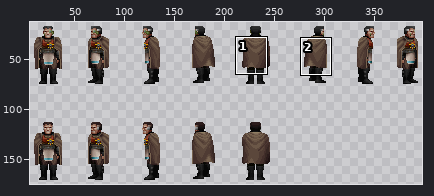
Sprite sheet: GRAPHICS/Composite/bndldr.png. The picture above shows the old version from afar; the outline marks the close-up.
Close-up. First the earlier version:
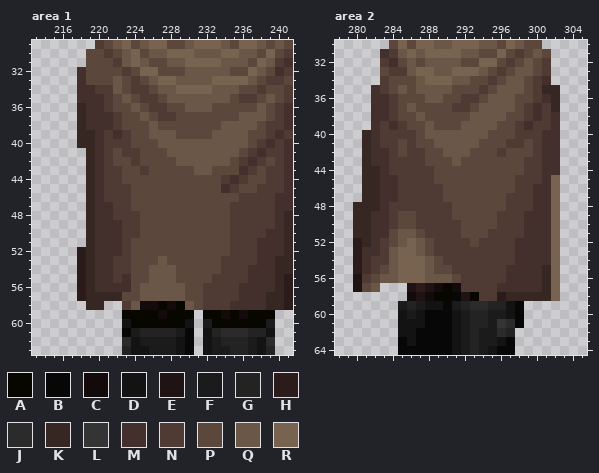
The file is 416x177 pixels. Colours within 5 levels of each other are drawn and written as one. Shown: area 1: x 213..241, y 29..63; area 2: x 278..305, y 30..64. The wide view leaves out empty margins. The commit also changed other parts of the picture, which this record leaves out.
Palette (. is transparent): A #070700  B #070707  C #130b0b  D #131313  E #1f1313  F #1b1b1b  G #232323  H #2b1b1b  J #2b2b2b  K #372723  L #343434  M #432f2b  N #4f3b33  P #5b473b  Q #6b5747  R #77634f
Pixels before, area 1, first column x 218:
29 ..NPQRPQRRPPQRRRQPRRQPQP
30 .PPNPQRPQQRRRQQQRRQQPRPN
31 .PPPNQRQPPQQRRRRQQQPRQNM
32 MPPPPNPRRPPPQQQQQPPRQPMN
33 MPPPQPNPQRRQQQQRRRRQPNNP
34 MMNNQPNNPQQRRRRQQQPPNPPN
35 MMMNPQPNNPQQQQQQQPNNPQPN
36 KMMNPPQPNNPPQQQPPPPPQPNM
37 KMMMNPPQPNNPPPPPPPQQQPNM
38 KMMMNPPPQPPPPPPPQQQQPNNM
39 KKMNMNPPQQQPPPPQQQQPPNMN
40 KKMNNNPPPQQQQQQQQQQPNMNM
41 .KMNPNNPPPQQQQQQQQPNMNNM
42 .KMNPPNPPPPQQQQQQPNMNPNM
43 .KMNNPPNPPPPPQQPPPMNPNNM
44 .KMNNPPPPPPPPPPPNMNPPNNM
45 .KMNNNPPPPPPPPPPMNPPNNNM
46 .KMNNNPPPPPPPPPPPPNNNNMM
47 .KMMNNPPPPPPPPPPPNNNNNMM
48 .KMMNNNPPPPPPPPPPNNNNNMK
49 .KMMMNNPPPPPPPPPPNNNNNMK
50 .KMMMNNPPPPPPPPPPNNNNMMK
51 .KMMMNPPPPPPPPPPPNNNMMMK
52 HKMMMNPPPPPPPPPPPNNNMMMK
53 HKMMNNPPPQPPPPPPNNNNMMKK
54 HKMMNNPPQQQPPPPPNNNMMMKK
55 HKMMNMPPQQQPPPPNNNNMMMKH
56 HKMMMMPQQQQQPPNNNNMMMMKH
57 HKKKKPPQQQQQPPNNNNMMMKKH
58 .KK..NQCCACAQPNNNMMMMKKH
59 .....AAAACAAA.AACACAAA..
60 .....DAAAAAAD.FAAAAAAF..
61 .....BFGGGGFB.DGJJJGGD..
62 .....JDFFFFDB.DFGGGFDJ..
63 .....GDDFFFDB.DFFGGFDG..
Pixels before, area 2, first column x 280:
30 ....PRPRRQQRRRQQPRQPP..
31 ...MNQRQRRRRQQPPRPNPQP.
32 ...NMPQPQQQQPPRRPNPQPN.
33 ...PNNQRRQQRRRQPNPQQPN.
34 ...NPPPQRRRQQPPNPQQPNM.
35 ..MNPQPQQQQPPPNPQQQPNKK
36 ..MMNPPPQQPPNNPQQQPPNMK
37 ..MMNPQPPPPNNPQQQQPNMNK
38 ..MMNPPQPPPPPQQQQPPNMNM
39 ..MNMNPPQPPPQQQQPPNMNNM
40 .KMNNNNPQQQQQQQPPPNNNMM
41 .KMNNPNPPQQQQQPPPNNPNMM
42 .KMMNPNNPPQQQPPPNPPPNMM
43 .KMMNNNNPPPQPPPPPPPNNMM
44 .KKMNNNNNPPPPPPPPPPNNMM
45 .KKMMNNNNPPPPPPPPPNNNMR
46 .KKMMNNNNNPPPPPPPPNNMMR
47 .KKMMNNNNNPPPPPPPNNNMMR
48 KKKMNNNNNNNPPPPPPNNNMMR
49 KKMMNPPNNNNPPPPPNNNMMMR
50 KKMMNPPNNNNNPPPPNNNMMMR
51 KKMMPQQPNNNNPPPNNNNMMMR
52 HKMNPQRQPNNNNPNNNNMMMMR
53 HMMNQRRQPNNNNNNNNNMMMMR
54 HMNNQRRRQPNNNNNNNNMMMMR
55 HMNPQRRRQPPNNNNNNMMMMKR
56 ENPQQRRRQQQPNNNNNMMMMKR
57 EPQ...EHECACNNNNMMMMMKR
58 ......CECAABEANNHKKKKKR
59 .....FGFDDBFGJJGGDB....
60 .....DFDBBBDFGGFFDB....
61 .....DDDBBBDFGGFLJB....
62 .....DDBBBBDFGFFJG.....
63 .....BDBBBBDFGFFDB.....
64 .....BBBBBBDFGFDBB.....
After:
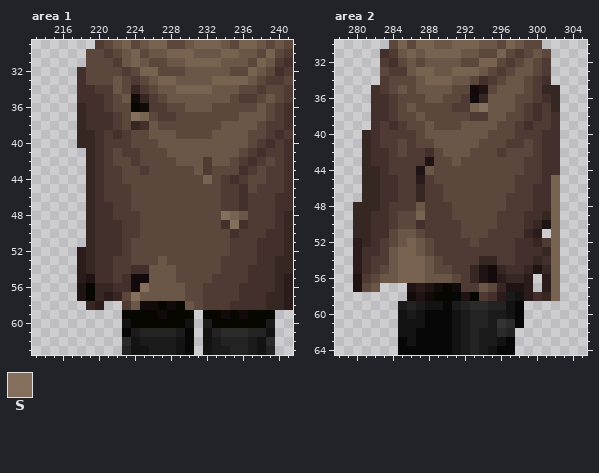
Colours new in this view: S #836f5b
From old to new:
{"where": "area 1"}
{"y":34,"x":224,"old":"N","new":"K"}
{"y":35,"x":224,"old":"PN","new":"CK"}
{"y":36,"x":224,"old":"QP","new":"AC"}
{"y":37,"x":224,"old":"PQ","new":"SR"}
{"y":38,"x":224,"old":"PP","new":"KM"}
{"y":42,"x":232,"old":"Q","new":"N"}
{"y":43,"x":232,"old":"Q","new":"N"}
{"y":44,"x":232,"old":"P","new":"R"}
{"y":45,"x":234,"old":"M","new":"N"}
{"y":45,"x":236,"old":"P","new":"M"}
{"y":46,"x":234,"old":"PPN","new":"NNM"}
{"y":47,"x":234,"old":"P","new":"N"}
{"y":47,"x":236,"old":"N","new":"M"}
{"y":48,"x":234,"old":"PNN","new":"SRQ"}
{"y":49,"x":234,"old":"PNN","new":"MSM"}
{"y":50,"x":235,"old":"N","new":"M"}
{"y":54,"x":224,"old":"PP","new":"MM"}
{"y":55,"x":219,"old":"K","new":"E"}
{"y":55,"x":224,"old":"PP","new":"CC"}
{"y":56,"x":218,"old":"HKMM","new":"EAKK"}
{"y":56,"x":224,"old":"PQ","new":"CS"}
{"y":57,"x":218,"old":"HK","new":"EA"}
{"y":57,"x":221,"old":"K","new":"H"}
{"y":57,"x":224,"old":"P","new":"S"}
{"y":58,"x":220,"old":"K","new":"H"}
{"where": "area 2"}
{"y":34,"x":294,"old":"P","new":"M"}
{"y":35,"x":293,"old":"PN","new":"CE"}
{"y":36,"x":293,"old":"NP","new":"CK"}
{"y":37,"x":293,"old":"PQ","new":"RS"}
{"y":38,"x":293,"old":"QQ","new":"NN"}
{"y":42,"x":288,"old":"P","new":"M"}
{"y":43,"x":288,"old":"P","new":"E"}
{"y":44,"x":287,"old":"NN","new":"EQ"}
{"y":45,"x":287,"old":"N","new":"H"}
{"y":46,"x":287,"old":"N","new":"K"}
{"y":47,"x":287,"old":"N","new":"K"}
{"y":48,"x":287,"old":"N","new":"Q"}
{"y":49,"x":287,"old":"N","new":"R"}
{"y":49,"x":301,"old":"M","new":"K"}
{"y":50,"x":287,"old":"N","new":"M"}
{"y":50,"x":300,"old":"MM","new":"KE"}
{"y":51,"x":299,"old":"MMM","new":"KH."}
{"y":52,"x":300,"old":"MM","new":"KN"}
{"y":53,"x":301,"old":"M","new":"K"}
{"y":54,"x":294,"old":"NN","new":"KK"}
{"y":54,"x":300,"old":"M","new":"K"}
{"y":55,"x":293,"old":"NNNN","new":"KECK"}
{"y":55,"x":299,"old":"MM","new":"KE"}
{"y":56,"x":293,"old":"NNNNMMMMK","new":"KECHKKH.H"}
{"y":57,"x":294,"old":"NNMMMMMK","new":"QPKEEH.H"}
{"y":58,"x":295,"old":"N","new":"M"}
{"y":58,"x":297,"old":"KKKK","new":"FDHM"}
{"label":"changed","picture_box":[131,85,149,130]}
{"label":"changed","picture_box":[203,157,248,238]}
{"label":"changed","picture_box":[77,265,149,310]}
{"label":"changed","picture_box":[470,76,488,121]}
{"label":"changed","picture_box":[416,148,434,229]}
{"label":"changed","picture_box":[470,211,551,301]}
